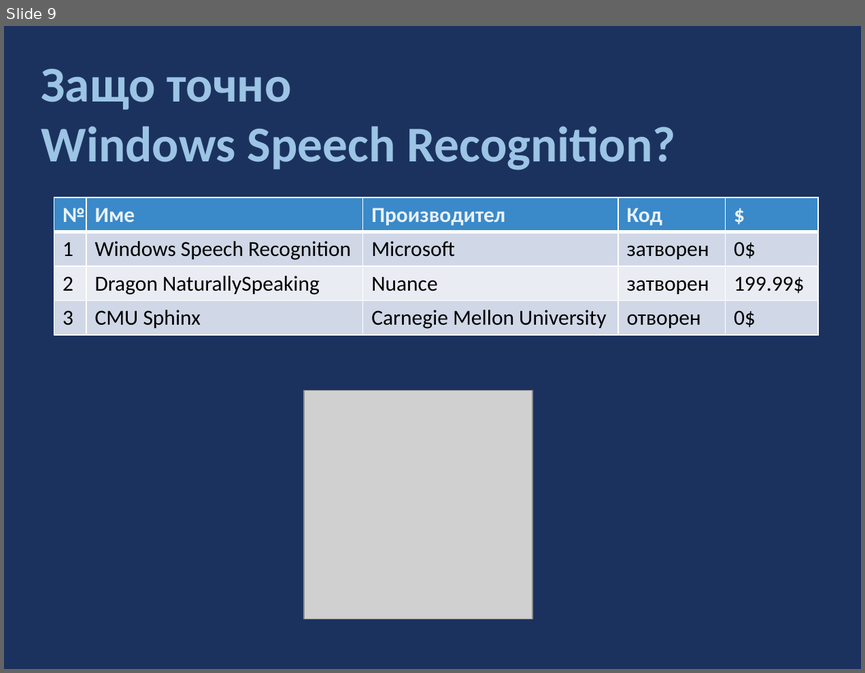
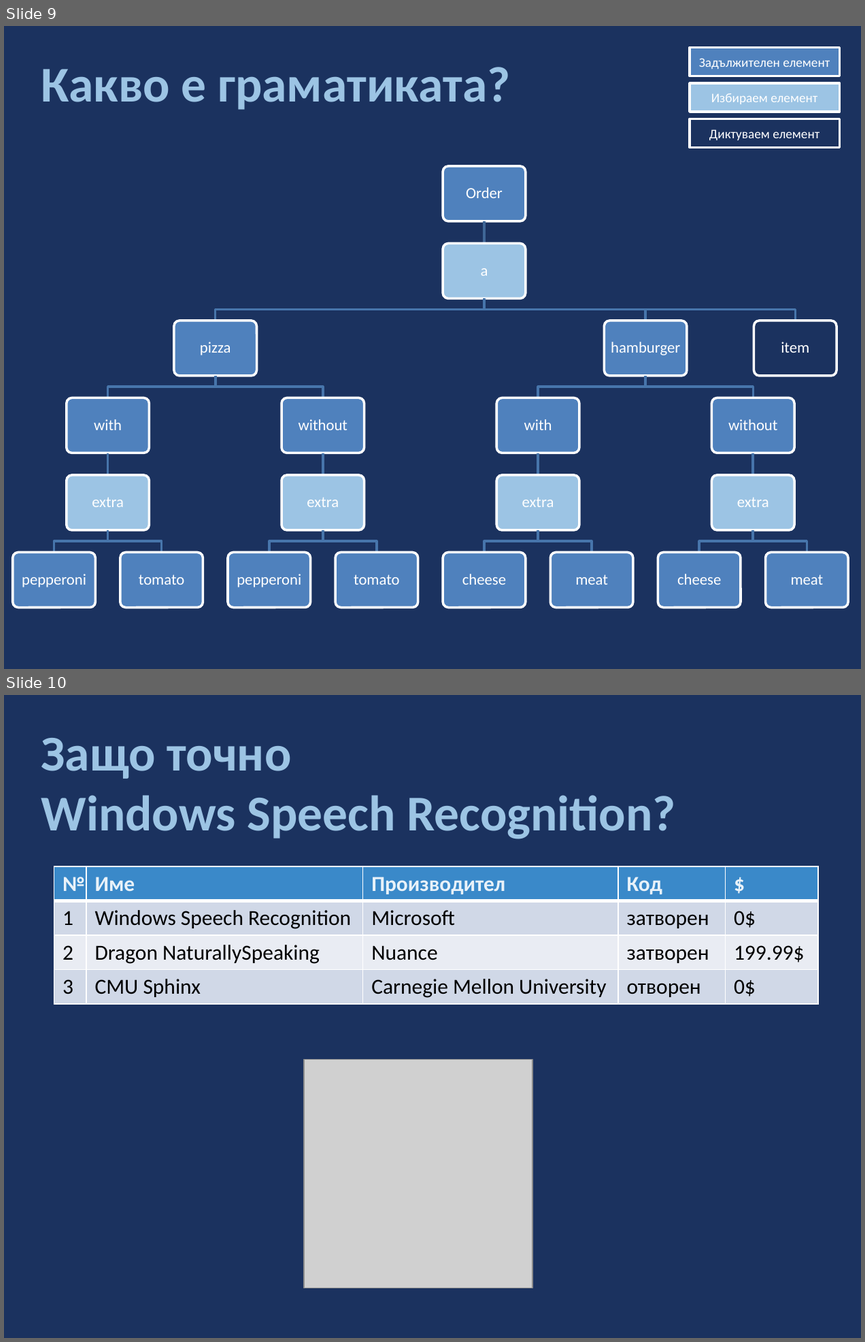
Before and after one commit to ModernSteward/ModernSteward, a slide deck: Presentation/Presentation new style.pptx. Shown one above the other, each under a label of ours: slide 9 before the commit, slides 9 and 10 after it. The pictures are 865x673 and 865x1342 pixels, drawn with LibreOffice and Linux fonts; fonts in the diff are those of the drawing; grey boxes stand for pictures. Boxes give left, top, right and bottom in pixels: in the first picture for what was removed or moved away, otherwise in the second. Text is boxed around its words. In the diff, an @@ line names an element or a change of style, - is before the commit and + after.

```diff
--- a/Presentation/Presentation new style.pptx
+++ b/Presentation/Presentation new style.pptx
@@ slide 9 added at box(4, 26, 861, 669), background #1B325F @@
@@ rectangle added at box(689, 48, 839, 76), fill #4F81BD, outline #FFFFFF 2 pt, 11 pt, text #FFFFFF @@
+Задължителен елемент
@@ text added at box(41, 67, 510, 110), 42 pt, text #9CC4E4, bold @@
+Какво е граматиката?
@@ rectangle added at box(689, 83, 839, 112), fill #9CC4E4, outline #FFFFFF 2 pt, 11 pt, text #FFFFFF @@
+Избираем елемент
@@ rectangle added at box(689, 118, 839, 147), fill #1B325F, outline #FFFFFF 2 pt, 11 pt, text #FFFFFF @@
+Диктуваем елемент
@@ group added at box(13, 165, 849, 607): 21 rounded rectangles, 21 texts, 20 freeform shapes @@
+Order
+a
+pizza
+with
+extra
+pepperoni
+tomato
+without
+extra
+pepperoni
+tomato
+hamburger
+with
+extra
+cheese
+meat
+without
+extra
+cheese
+meat
+item
@@ what was slide 9 is now slide 10 @@
```
Also in this commit, not shown: 3 slides changed, 43 other files.
